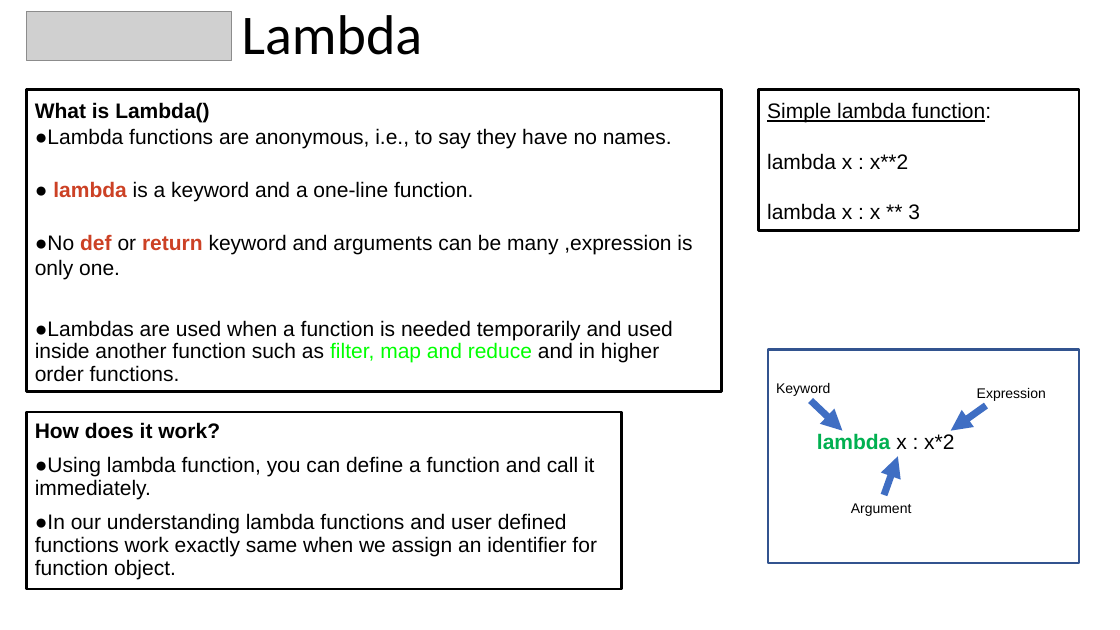
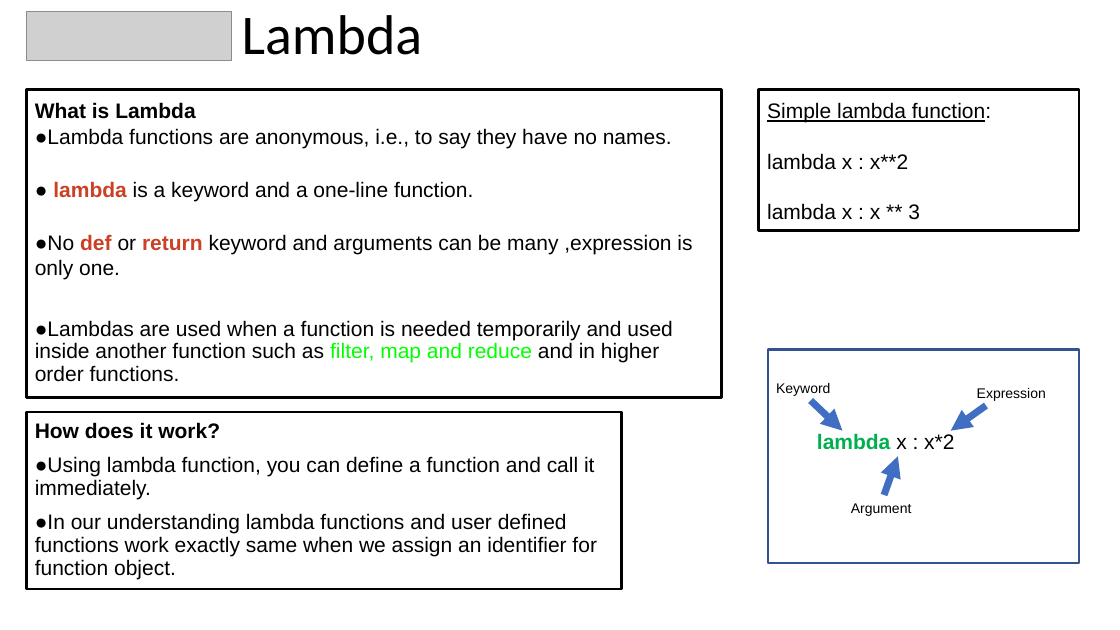
Before and after one commit to meetAmarAtGithub/PES_MTech_Assignments, a slide deck: slide 2 of ITP_Lambda, map, filter, reduce with examples/PDS Presentations.pptx. Drawn at 1120x630 pixels with LibreOffice and Linux fonts; fonts in the diff are those of the drawing; grey boxes stand for pictures. Boxes give left, top, right and bottom in pixels: in the first picture for what was removed or moved away, otherwise in the second. Text is boxed around its words. In the diff, an @@ line names an element or a change of style, - is before the commit and + after.

Commit message:
ppt updated
ppt updated

```diff
--- a/ITP_Lambda, map, filter, reduce with examples/PDS Presentations.pptx
+++ b/ITP_Lambda, map, filter, reduce with examples/PDS Presentations.pptx
@@ rectangle "What is Lambda": place and size @@
-rectangle "What is Lambda" at box(26, 89, 722, 392)
+rectangle "What is Lambda" at box(26, 89, 722, 397)
@@ text in rectangle at box(35, 102, 195, 119): text changed @@
-What is Lambda()
+What is Lambda
```
Also in this commit, not shown: 4 other files.
